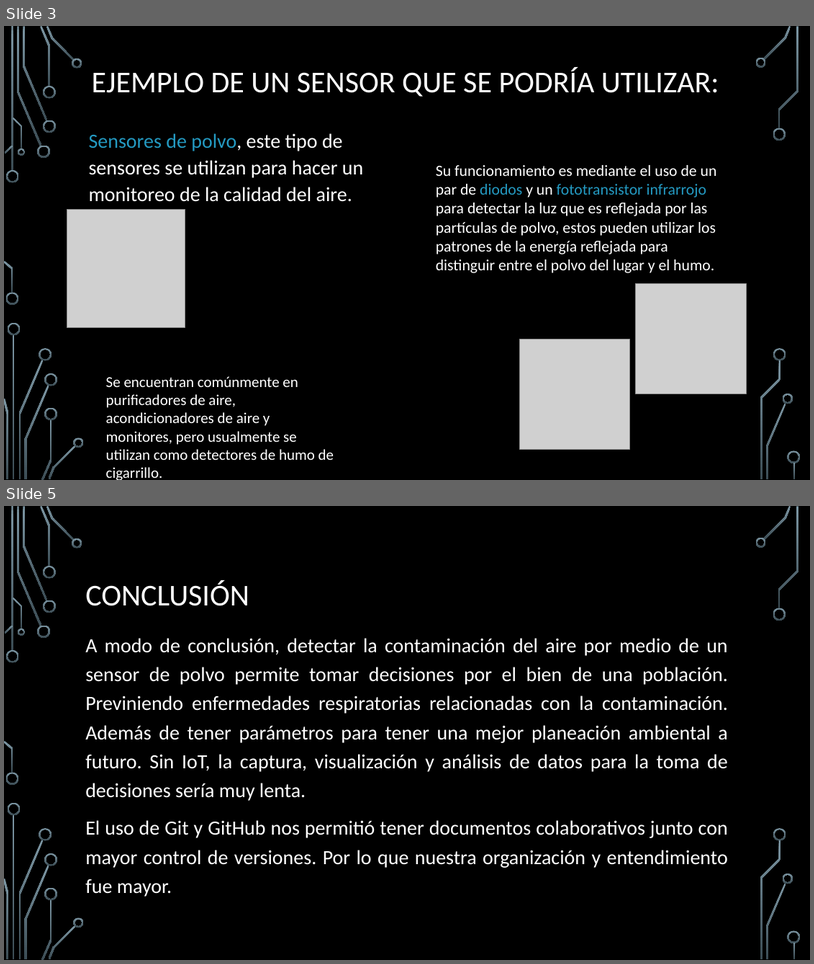
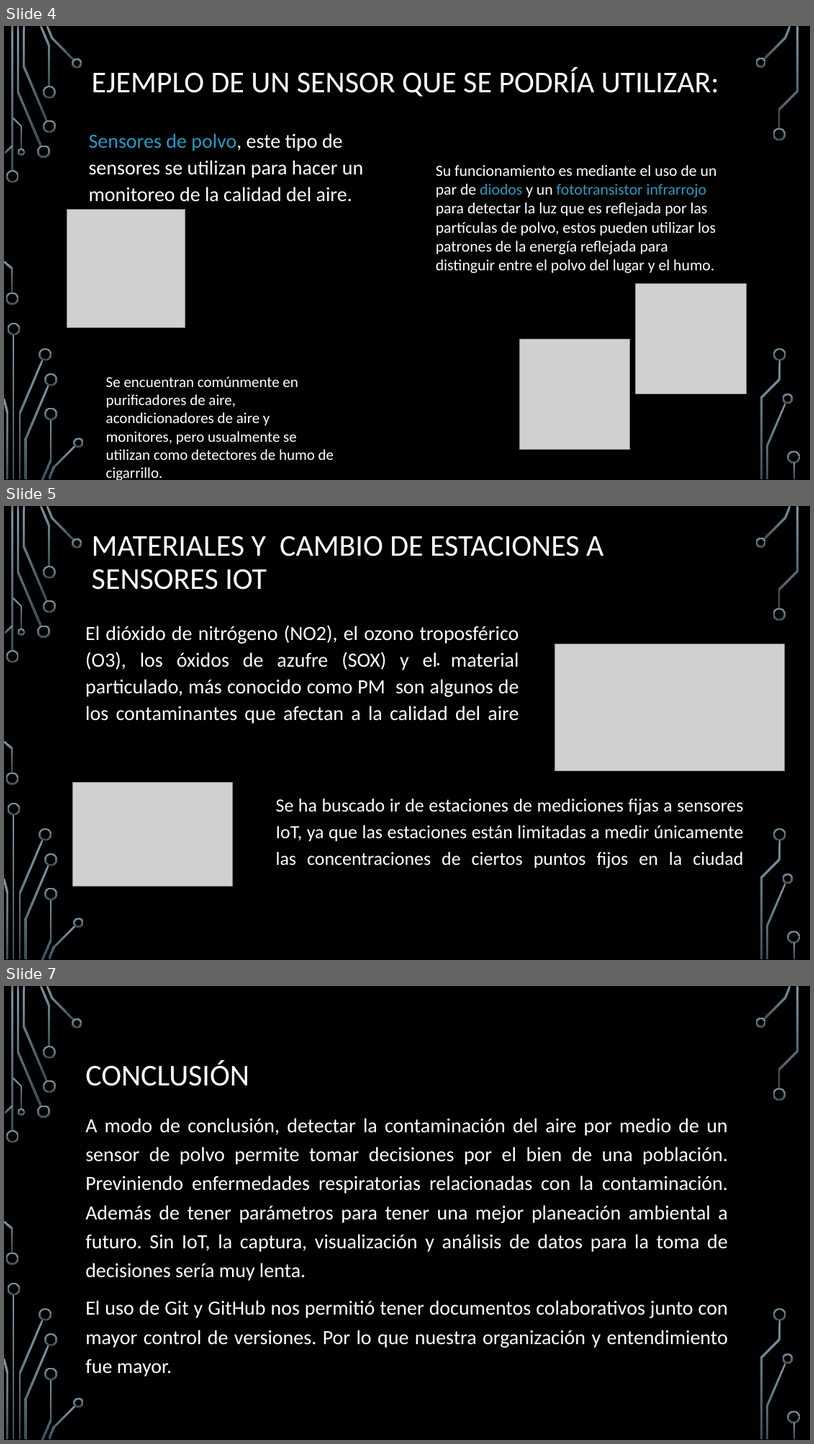
Before and after one commit to matheo-pw/Proyecto-CS, a slide deck: Proyecto Final CS.pptx. Shown one above the other, each under a label of ours: slides 3 and 5 before the commit, slides 4, 5 and 7 after it; the slides between them are not shown. The pictures are 814x964 and 814x1444 pixels, drawn with LibreOffice and Linux fonts; fonts in the diff are those of the drawing; grey boxes stand for pictures; background and template pictures are left out. Boxes give left, top, right and bottom in pixels: in the first picture for what was removed or moved away, otherwise in the second. Text is boxed around its words. In the diff, an @@ line names an element or a change of style, - is before the commit and + after.

```diff
--- a/Proyecto Final CS.pptx
+++ b/Proyecto Final CS.pptx
@@ slide 5 added at [4,506,810,960], background picture (left out); not listed: 36 template elements that a slide beside it also shows @@
@@ title added at [92,536,604,590], 36 pt, text #FFFFFF @@
+MATERIALES Y CAMBIO DE ESTACIONES A SENSORES IOT
@@ text added at [85,625,520,723], 24 pt, text #FFFFFF @@
+El dióxido de nitrógeno (NO2), el ozono troposférico (O3), los óxidos de azufre (SOX) y el material particulado, más conocido como PM son algunos de los contaminantes que afectan a la calidad del aire
@@ text added at [433,635,732,782], 24 pt, text #FFFFFF @@
+.
@@ picture added at [556,644,786,771] @@
@@ picture added at [73,782,233,886] @@
@@ text added at [276,798,744,868], 22.2 pt, text #FFFFFF @@
+Se ha buscado ir de estaciones de mediciones fijas a sensores IoT, ya que las estaciones están limitadas a medir únicamente las concentraciones de ciertos puntos fijos en la ciudad
@@ what was slide 3 is now slide 4 @@
@@ what was slide 5 is now slide 7 @@
```
Also in this commit, not shown: 2 slides changed, 2 other slides added, 1 other file.
